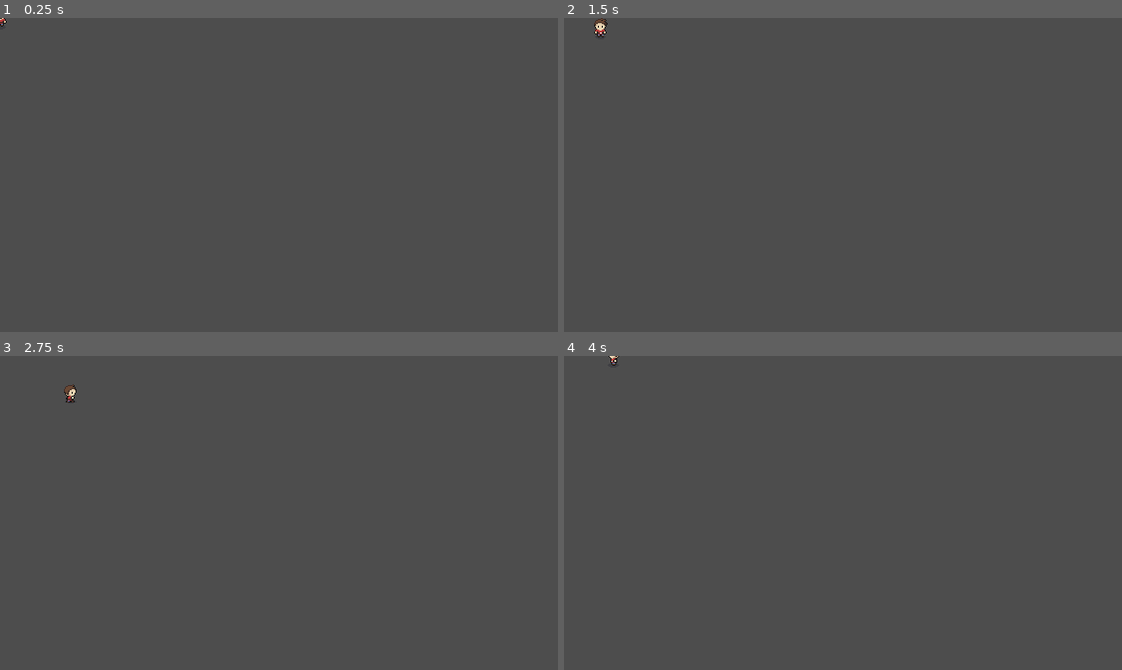
Above: before the commit, frames 1-4 (two rows, left to right).
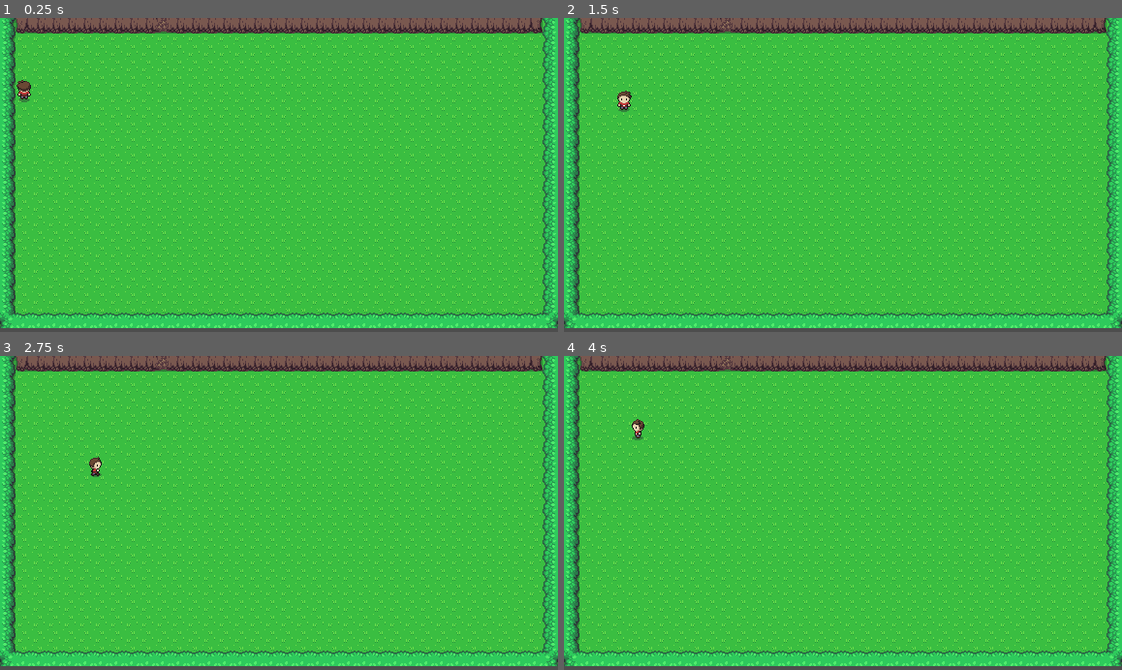
Above: after the commit, the same moments.

Repository: JojSh/Choppa
Game: Godot game, scene res://main.tscn
The game is run twice, just before and just after one commit, with the same random seed, the same clock (stepped at 60 frames per second) and the same inputs. Before the commit the project starts from res://Player.tscn.
Inputs:
- Up to frame 1 (0.25 s): no input
- Up to frame 2 (1.5 s): tap Enter at 0.5 s; hold Right (move_right) 0.53-1.28 s; tap Space at 1.25 s; hold Down (move_down) from 1.28 s (still down)
- Up to frame 3 (2.75 s): release Down (move_down) at 2.03 s; hold Right (move_right) from 2.03 s (still down)
- Up to frame 4 (4 s): release Right (move_right) at 2.78 s; hold Up (move_up) 2.78-3.53 s; hold Left (move_left) from 3.53 s (still down)

The runs differ from the first frame. In frame 1, 98% of the frame differs, in the area x 0-100%, y 0-99%; in frame 2, 98%; in frame 3, 98%; in frame 4, 98%.

Commit message:
Make main the runnable main scene

Diff:
--- a/project.godot
+++ b/project.godot
@@ -11,7 +11,7 @@
 [application]
 
 config/name="Choppa"
-run/main_scene="res://Player.tscn"
+run/main_scene="res://main.tscn"
 config/features=PackedStringArray("4.1", "Forward Plus")
 config/icon="res://icon.svg"
 
